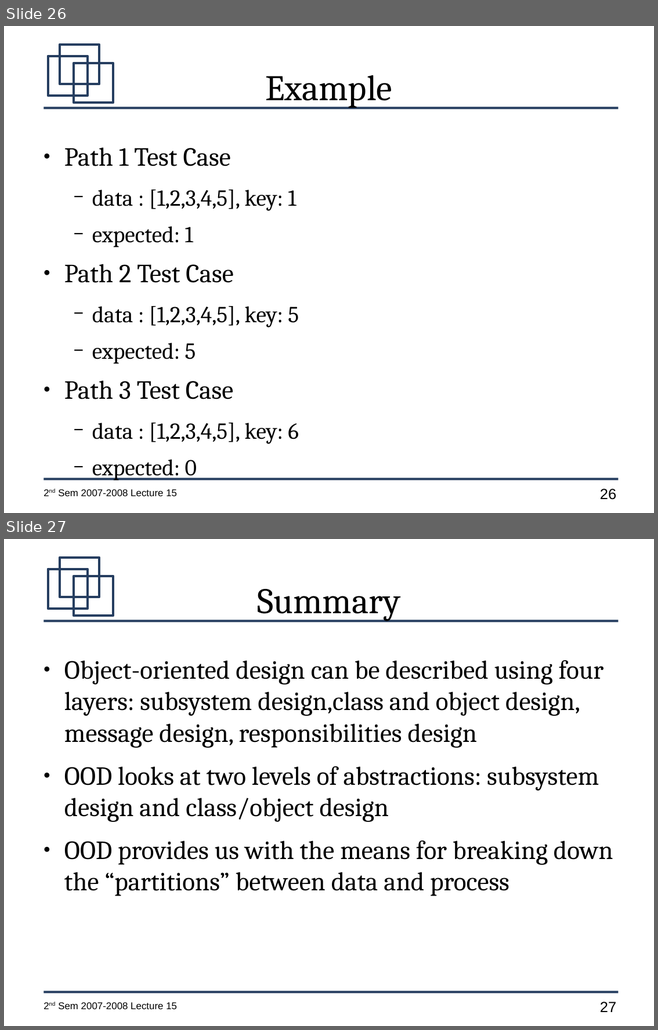
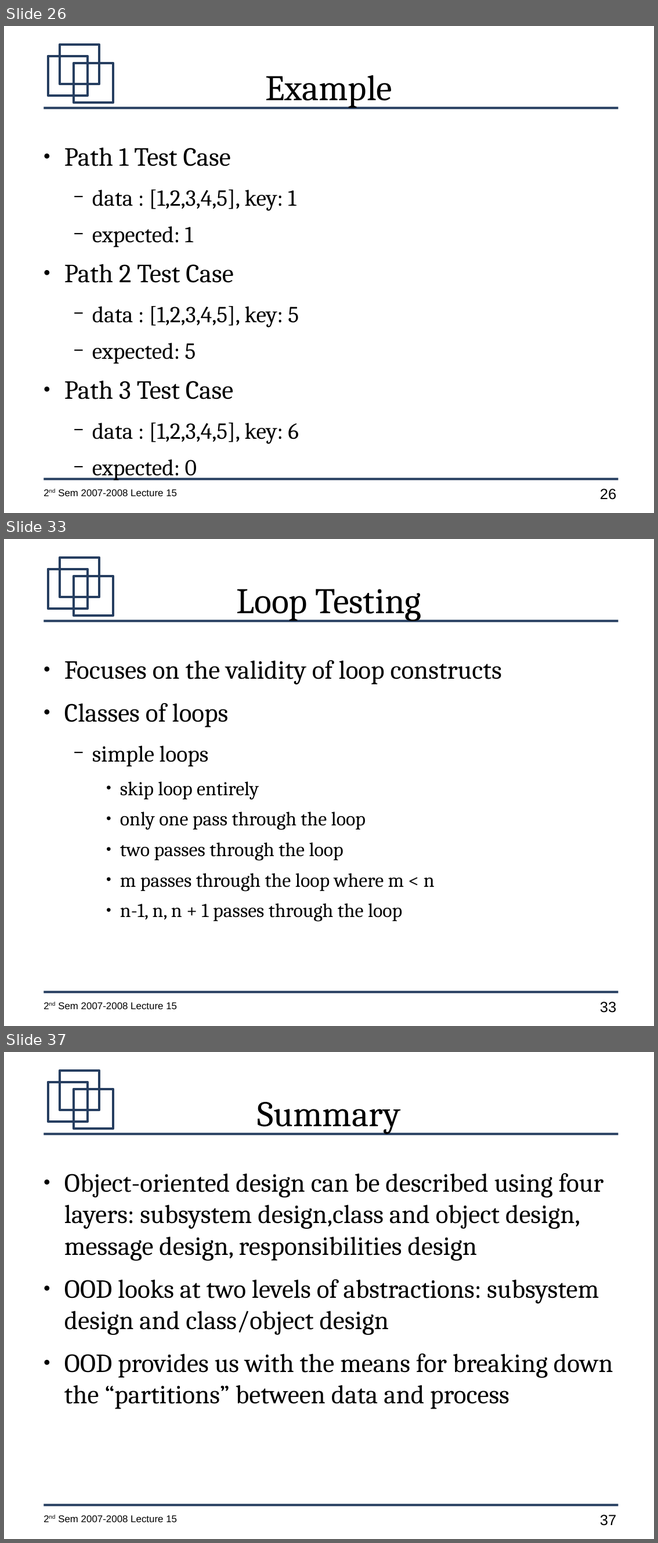
Before and after one commit to jachermocilla/jach-homepage, a slide deck: CMSC128-2nd-Sem-2007-L15.odp. Shown one above the other, each under a label of ours: slides 26 and 27 before the commit, slides 26, 33 and 37 after it; the slides between them are not shown. The pictures are 658x1030 and 658x1543 pixels, drawn with LibreOffice and Linux fonts; fonts in the diff are those of the drawing. Boxes give left, top, right and bottom in pixels: in the first picture for what was removed or moved away, otherwise in the second. Text is boxed around its words. In the diff, an @@ line names an element or a change of style, - is before the commit and + after.

```diff
--- a/CMSC128-2nd-Sem-2007-L15.odp
+++ b/CMSC128-2nd-Sem-2007-L15.odp
@@ slide 33 added at (4, 539, 654, 1026), background #FFFFFF; not listed: 7 template elements that a slide beside it also shows @@
@@ title added at (236, 589, 422, 621), 44 pt, text #000000 @@
+Loop Testing
@@ text added at (64, 660, 502, 922), 24 pt, text #000000 @@
+● Focuses on the validity of loop constructs
+● Classes of loops
+  − simple loops
+    ● skip loop entirely
+    ● only one pass through the loop
+    ● two passes through the loop
+    ● m passes through the loop where m < n
+    ● n-1, n, n + 1 passes through the loop
@@ what was slide 27 is now slide 37 @@
@@ page number at (600, 1515, 616, 1526): text changed @@
-27
+37
```
Also in this commit, not shown: 9 other slides added.
